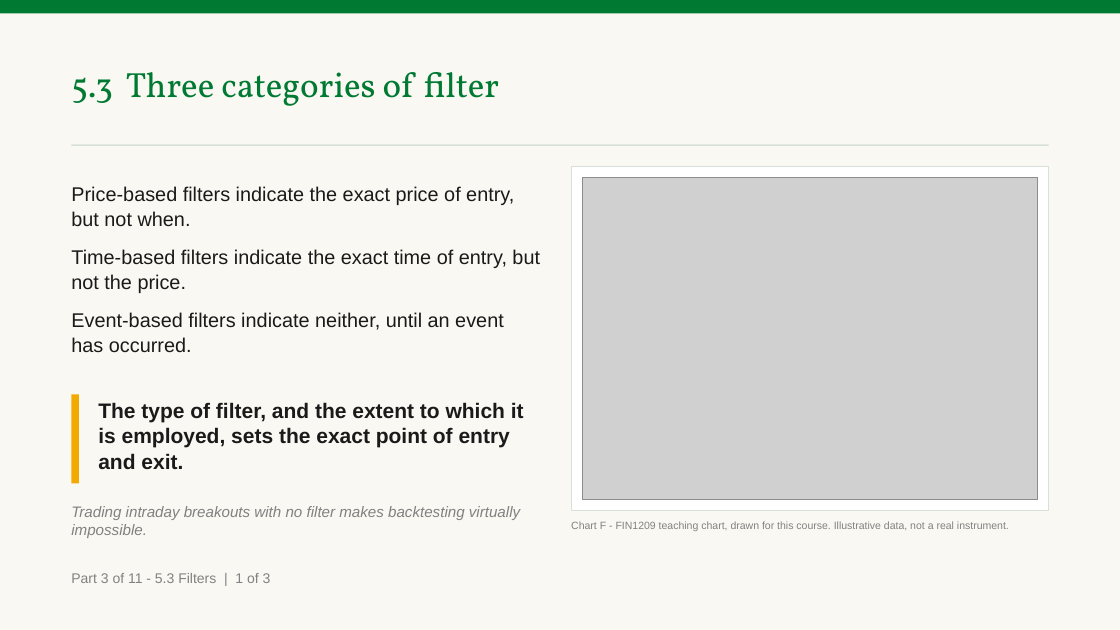
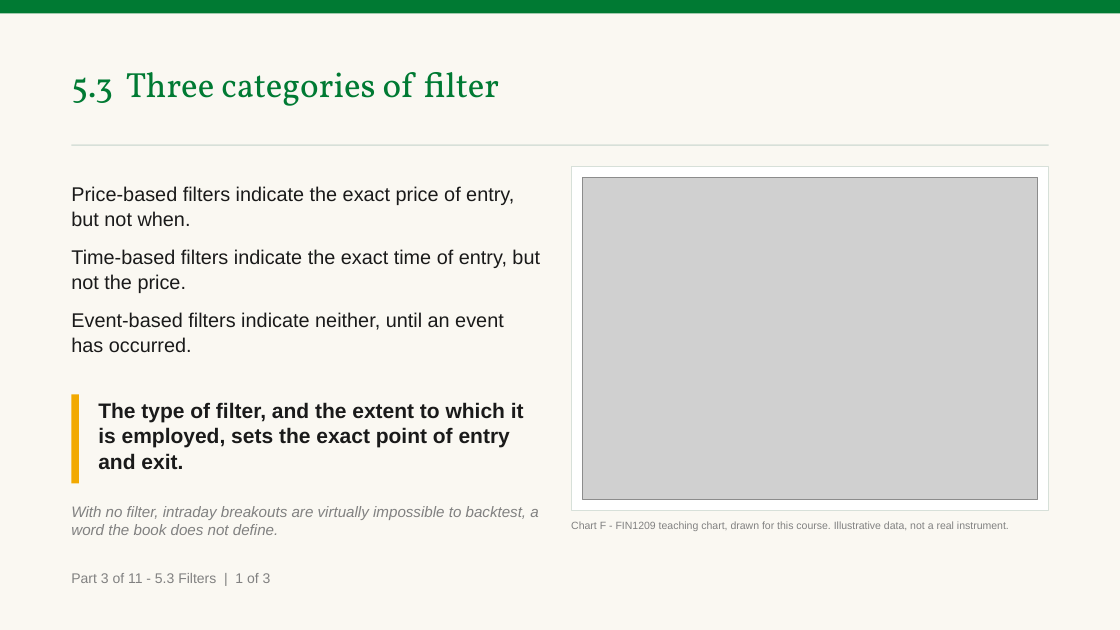
Before and after one commit to benjiesotelo-sudo/Telos_FIN1209, a slide deck: slide 57 of chapter-05/FIN1209-Chapter-05.pptx (slide 56 before the commit). Drawn at 1120x630 pixels with LibreOffice and Linux fonts; fonts in the diff are those of the drawing; grey boxes stand for pictures. Boxes give left, top, right and bottom in pixels: in the first picture for what was removed or moved away, otherwise in the second. Text is boxed around its words. In the diff, an @@ line names an element or a change of style, - is before the commit and + after.

```diff
--- a/chapter-05/FIN1209-Chapter-05.pptx
+++ b/chapter-05/FIN1209-Chapter-05.pptx
@@ text at (71,506,538,535): text changed @@
-Trading intraday breakouts with no filter makes backtesting virtually impossible.
+With no filter, intraday breakouts are virtually impossible to backtest, a word the book does not define.
```
Also in this commit, not shown: 21 other slides changed, 1 slide added, 7 other files.
